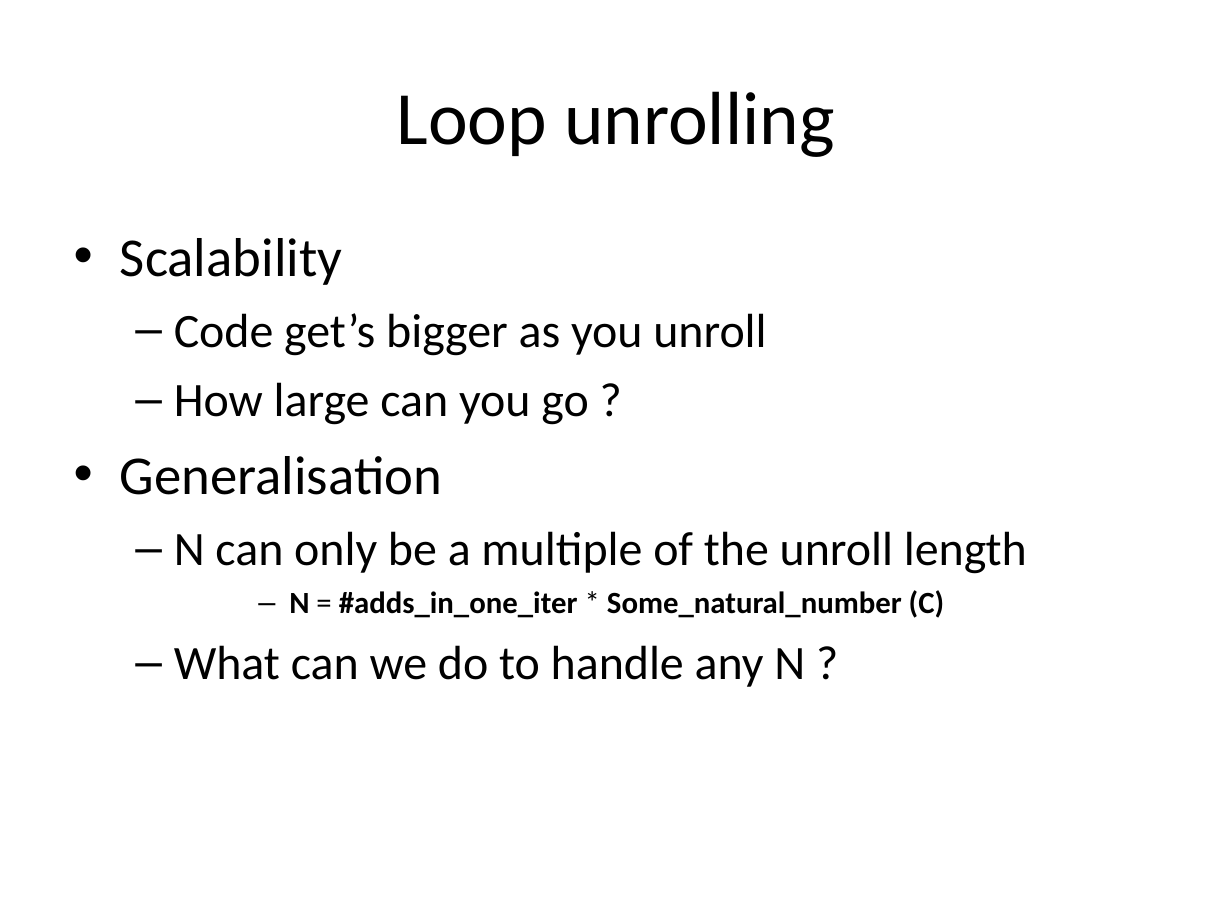
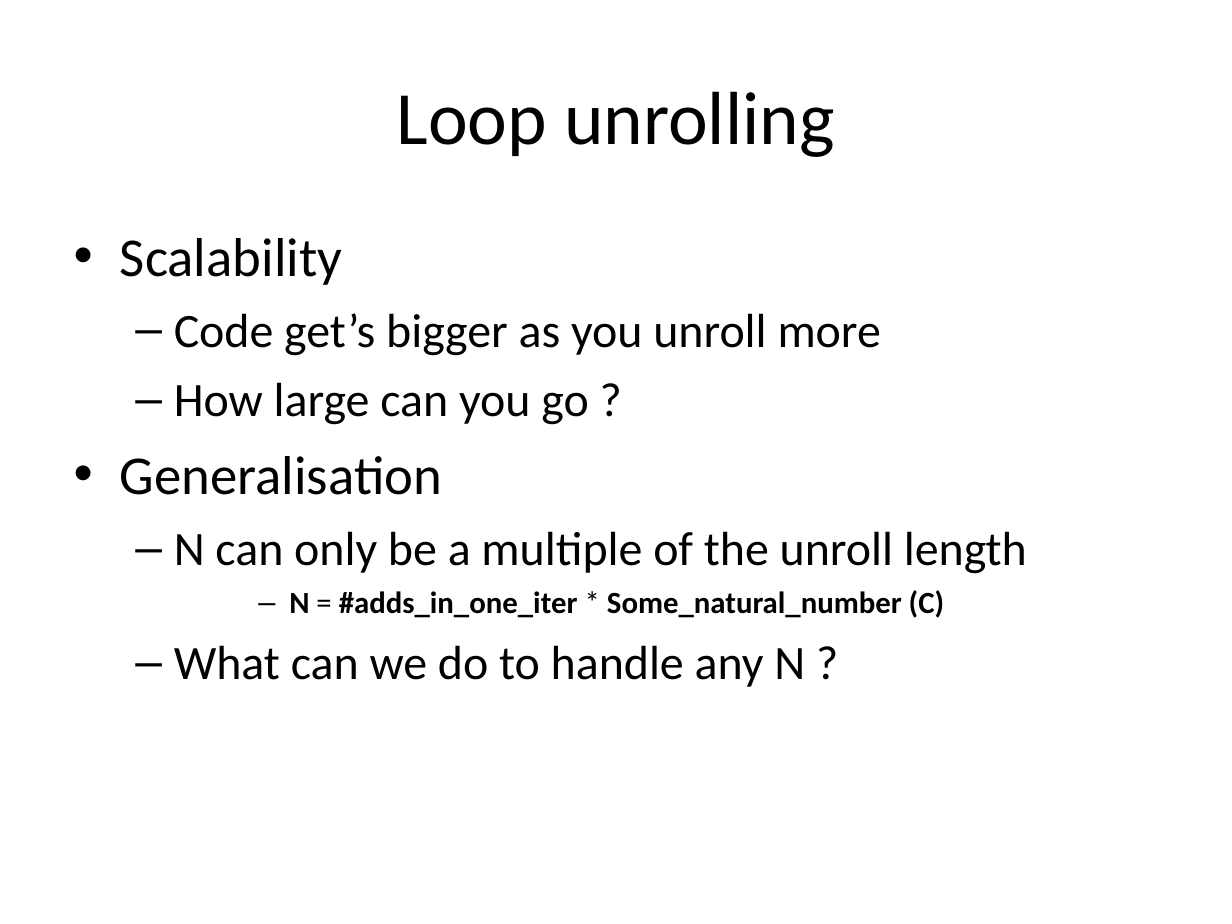
Before and after one commit to singam-sanjay/ACM-BPHC_IntroToParProg, a slide deck: slide 11 of Presentations/Summation.ppt (slide 9 before the commit). Drawn at 1232x924 pixels with LibreOffice and Linux fonts; fonts in the diff are those of the drawing. Boxes give left, top, right and bottom in pixels: in the first picture for what was removed or moved away, otherwise in the second. Text is boxed around its words. In the diff, an @@ line names an element or a change of style, - is before the commit and + after.

```diff
--- a/Presentations/Summation.ppt
+++ b/Presentations/Summation.ppt
@@ text at bbox=[174, 313, 881, 356]: text changed @@
-  – Code get’s bigger as you unroll
+  – Code get’s bigger as you unroll more
```
Also in this commit, not shown: 1 other slide changed, 2 slides added, 4 other files.
